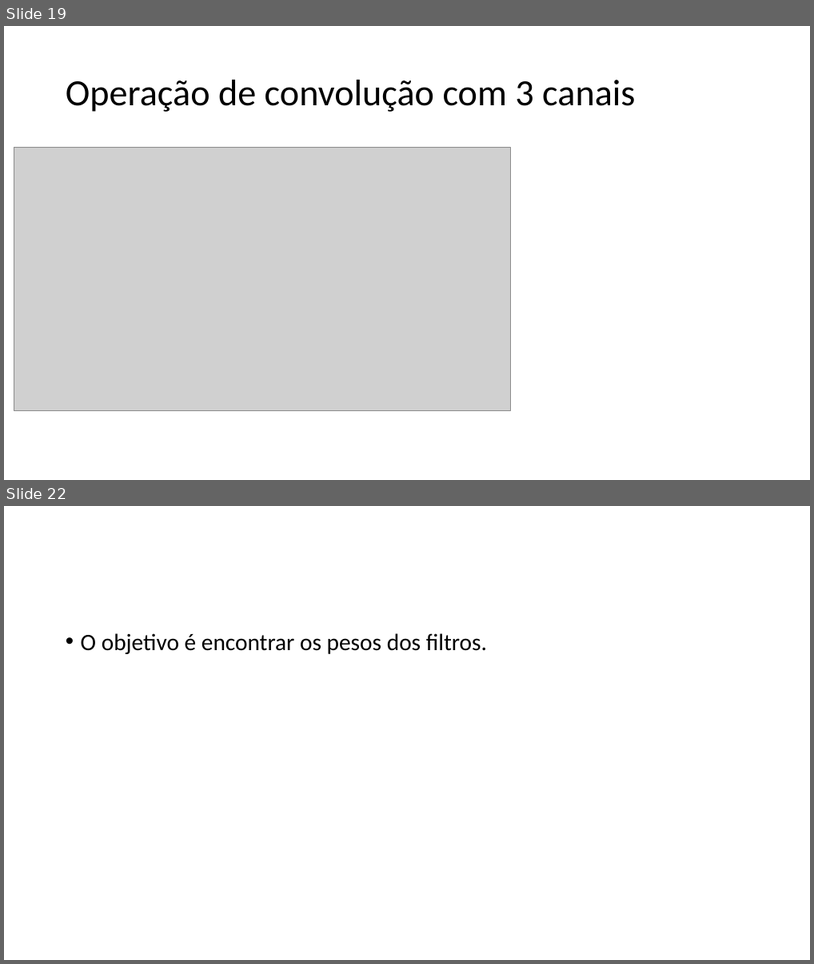
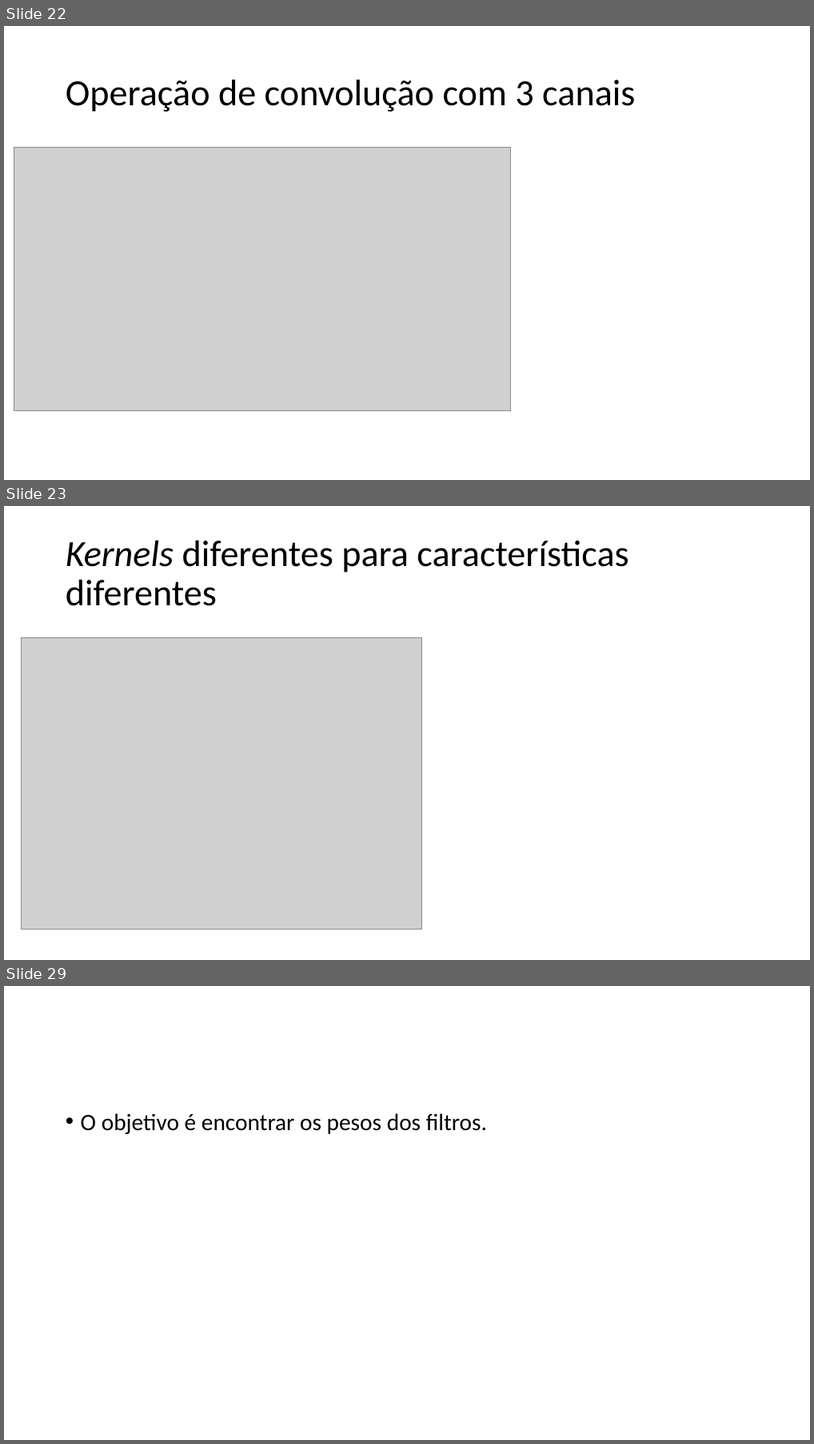
Before and after one commit to zz4fap/tp557-iot-ml, a slide deck: slides/TP557_12_Introduzindo_convoluções.pptx. Shown one above the other, each under a label of ours: slides 19 and 22 before the commit, slides 22, 23 and 29 after it; the slides between them are not shown. The pictures are 814x964 and 814x1444 pixels, drawn with LibreOffice and Linux fonts; fonts in the diff are those of the drawing; grey boxes stand for pictures. Boxes give left, top, right and bottom in pixels: in the first picture for what was removed or moved away, otherwise in the second. Text is boxed around its words. In the diff, an @@ line names an element or a change of style, - is before the commit and + after.

```diff
--- a/slides/TP557_12_Introduzindo_convoluções.pptx
+++ b/slides/TP557_12_Introduzindo_convoluções.pptx
@@ slide 23 added at (x1=4, y1=506, x2=810, y2=960), background #FFFFFF @@
@@ title added at (x1=66, y1=540, x2=629, y2=606), 44 pt, text #000000 @@
+Kernels diferentes para características diferentes
@@ picture added at (x1=21, y1=638, x2=422, y2=929) @@
@@ what was slide 19 is now slide 22 @@
@@ what was slide 22 is now slide 29 @@
```
Also in this commit, not shown: 3 slides changed, 10 other slides added, 2 slides removed, 3 other files.
